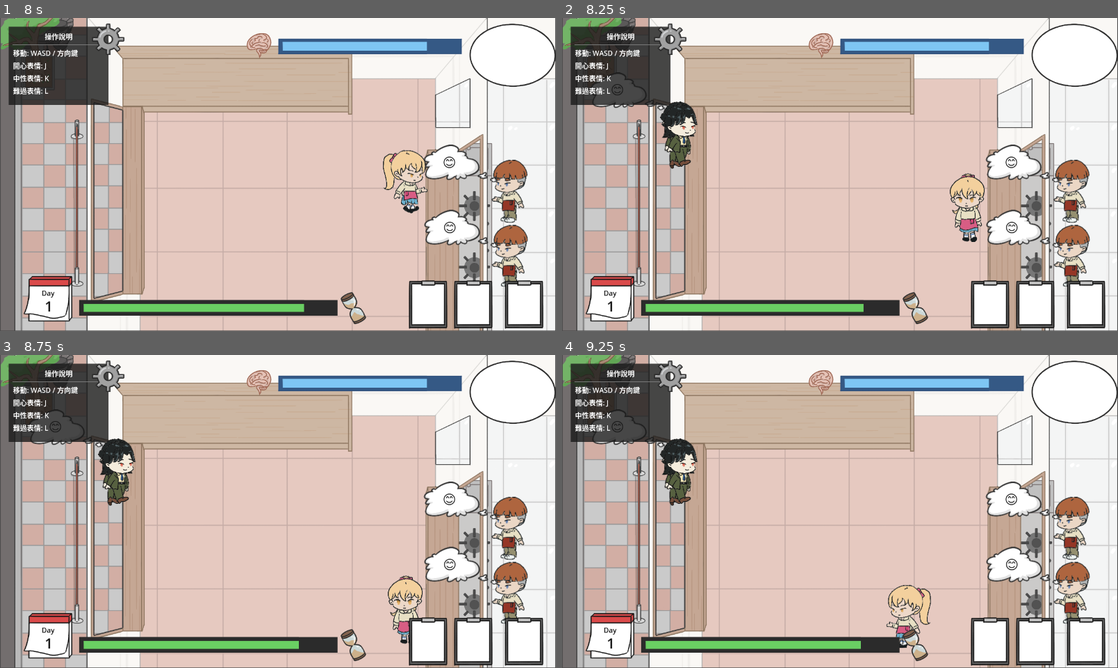
Above: before the commit, frames 1-4 (two rows, left to right).
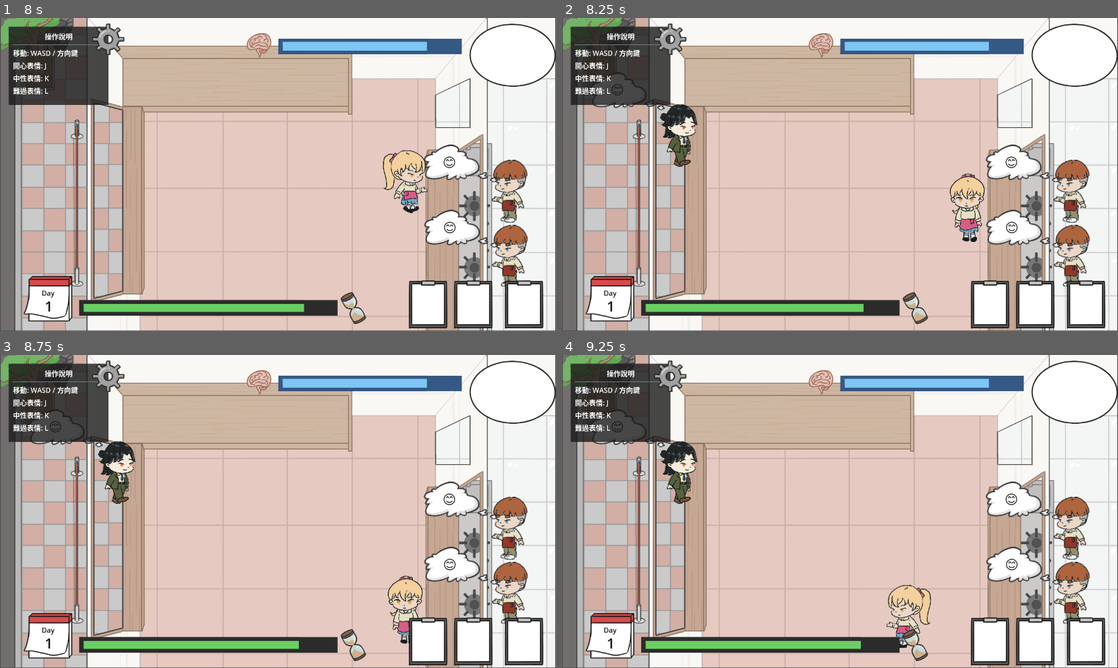
Above: after the commit, the same moments.

Repository: darkbtf/game-jam-2026-kcl
Game: Godot game, scene res://Scenes/main.tscn
The game is run twice, just before and just after one commit, with the same random seed, the same clock (stepped at 60 frames per second) and the same inputs.
Inputs:
- Up to frame 1 (8 s): tap Enter at 0.5 s; hold D (move_right) 0.53-1.28 s; hold J (expression_happy) 0.53-1.28 s; hold S (move_down) 1.28-2.03 s; tap K (expression_neutral) at 1.35, 5.85 s; hold D (move_right) 2.03-2.78 s; hold L (expression_sad) 2.03-2.78 s; hold W (move_up) 2.78-3.53 s; tap Shift (run) at 2.85, 7.35 s; hold A (move_left) 3.53-5.03 s; tap N at 3.6 s; tap R at 4.35 s; hold S (move_down) 5.03-5.78 s; hold J (expression_happy) 5.03-5.78 s; hold D (move_right) 5.78-6.53 s; hold W (move_up) 6.53-7.28 s; hold L (expression_sad) 6.53-7.28 s; hold D (move_right) from 7.28 s (still down)
- Up to frame 2 (8.25 s): release D (move_right) at 8.03 s; hold S (move_down) from 8.03 s (still down); tap N at 8.1 s
- Up to frame 3 (8.75 s): keep holding S (move_down)
- Up to frame 4 (9.25 s): release S (move_down) at 8.78 s; hold A (move_left) from 8.78 s (still down); tap R at 8.85 s

Frame 1 is identical in both runs. In frame 2, 0.2% of the frame differs, in the area x 18-24%, y 26-49%; in frame 3, 0.2%; in frame 4, 0.2%.

Commit message:
fix: 兩個角色動畫

Diff:
--- a/Objects/customer.tscn
+++ b/Objects/customer.tscn
@@ -15,13 +15,6 @@
 [node name="CollisionShape2D" type="CollisionShape2D" parent="Area2D"]
 position = Vector2(27.75, 35)
 shape = SubResource("RectangleShape2D_dj6k5")
-
-[node name="AnimatedCustomer" type="AnimatedSprite2D" parent="Area2D"]
-z_index = 3
-z_as_relative = false
-sprite_frames = ExtResource("2_7mhha")
-animation = &"WalkDown"
-flip_h = true
 
 [node name="AnimatedCustomer" type="AnimatedSprite2D" parent="."]
 z_index = 3
--- a/Scripts/interaction_manager.gd
+++ b/Scripts/interaction_manager.gd
@@ -43,7 +43,7 @@
 	if not queue_manager:
 		return null
 
-	var min_distance = 130.0
+	var min_distance = 110.0
 	var closest_customer = null
 
 	for customer in queue_manager.customers:
